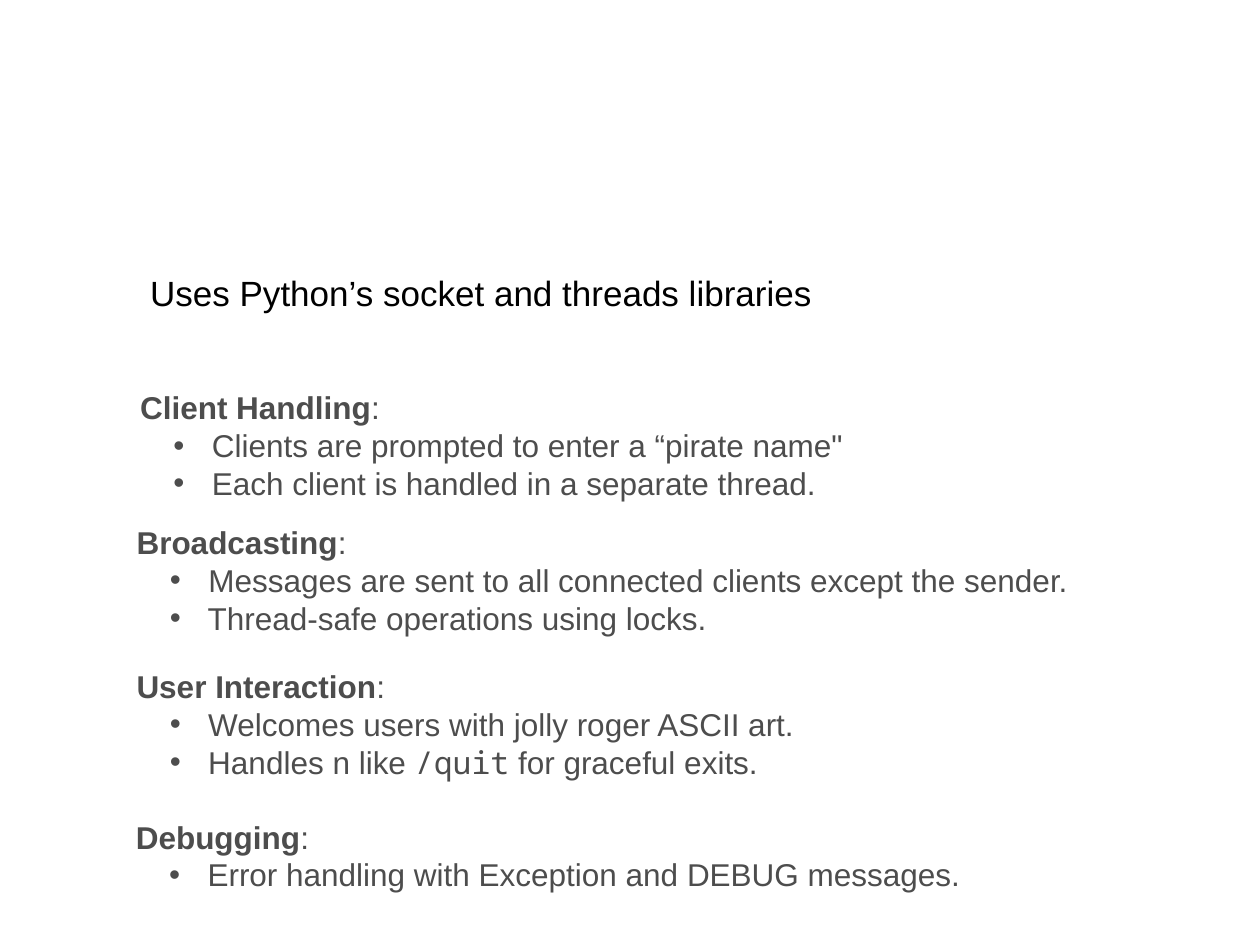
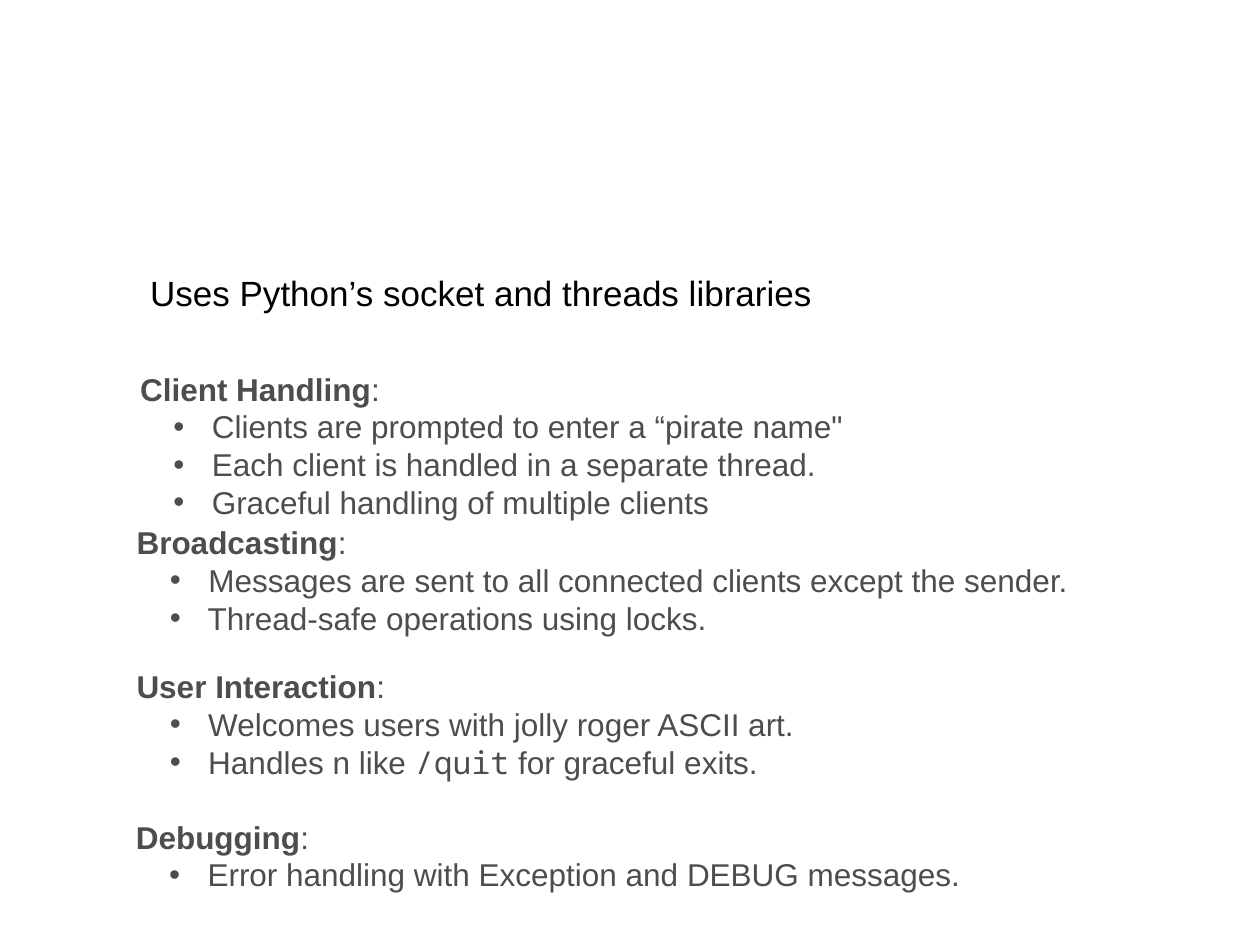
Before and after one commit to BelaBartok39/Pirate-Chat-Project, a slide deck: slide 2 of Pirate_Chat_Presentation.pptx. Drawn at 1260x945 pixels with LibreOffice and Linux fonts; fonts in the diff are those of the drawing; background and template pictures are left out. Boxes give left, top, right and bottom in pixels: in the first picture for what was removed or moved away, otherwise in the second. Text is boxed around its words. In the diff, an @@ line names an element or a change of style, - is before the commit and + after.

```diff
--- a/Pirate_Chat_Presentation.pptx
+++ b/Pirate_Chat_Presentation.pptx
@@ text "Client Handling:": place and size @@
-text "Client Handling:" at box(140, 396, 843, 501)
+text "Client Handling:" at box(140, 378, 843, 520)
@@ text at box(212, 491, 709, 520): paragraph added @@
+  • Graceful handling of multiple clients
```
Also in this commit, not shown: 1 other slide changed, 3 slides added, 4 other files.
